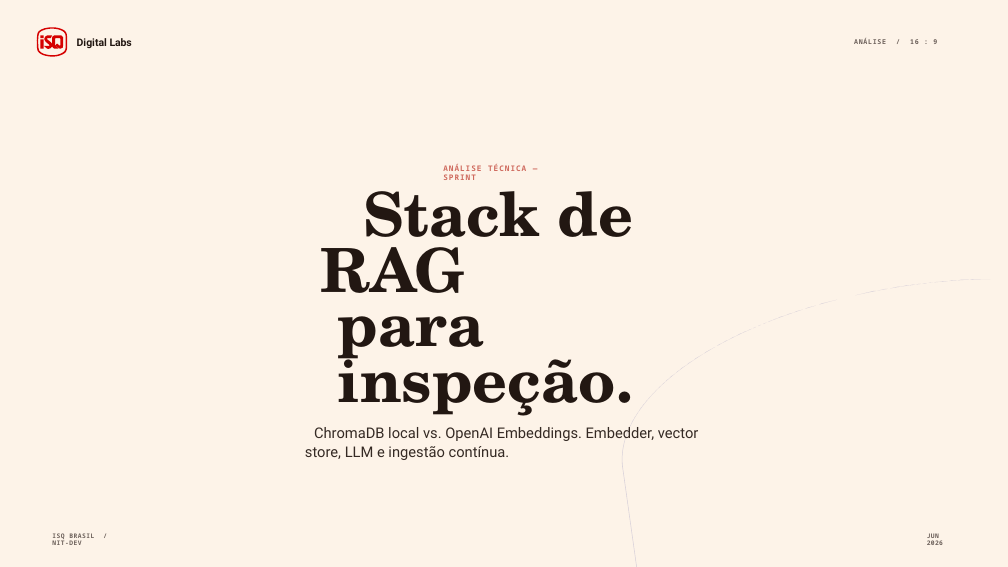
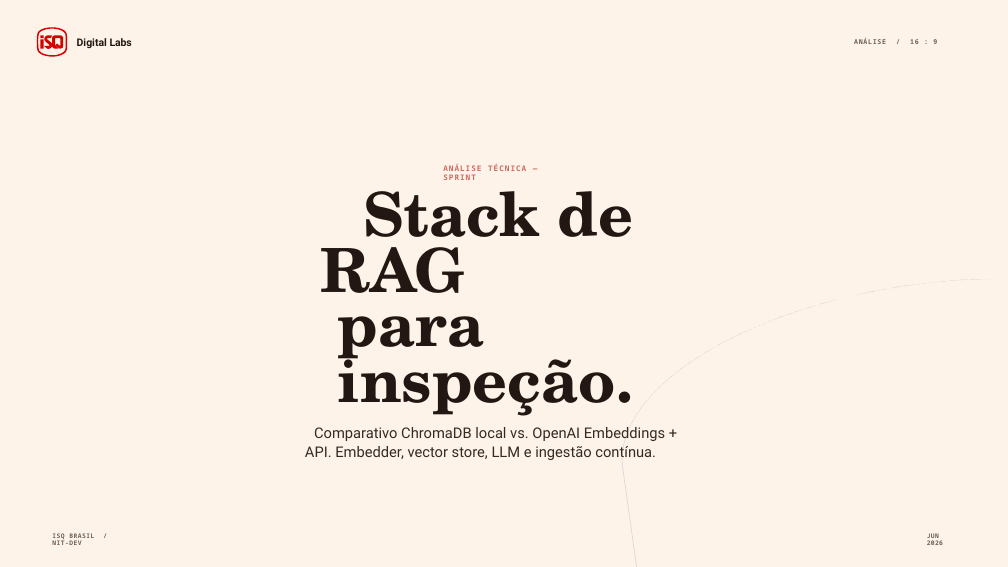
Before and after one commit to dropeko/rag-personal, a slide deck: slide 1 of references/Apresentacao_RAG_2026-06-01.pptx. Drawn at 1008x567 pixels with LibreOffice and Linux fonts; fonts in the diff are those of the drawing. Boxes give left, top, right and bottom in pixels: in the first picture for what was removed or moved away, otherwise in the second. Text is boxed around its words. In the diff, an @@ line names an element or a change of style, - is before the commit and + after.

```diff
--- a/references/Apresentacao_RAG_2026-06-01.pptx
+++ b/references/Apresentacao_RAG_2026-06-01.pptx
@@ text at box(305, 427, 665, 460): text changed @@
-ChromaDB local vs. OpenAI Embeddings. Embedder, vector store, LLM e ingestão contínua.
+Comparativo ChromaDB local vs. OpenAI Embeddings + API. Embedder, vector store, LLM e ingestão contínua.
```
Also in this commit, not shown: 15 other slides changed, 1 slide removed, 1 other file.
